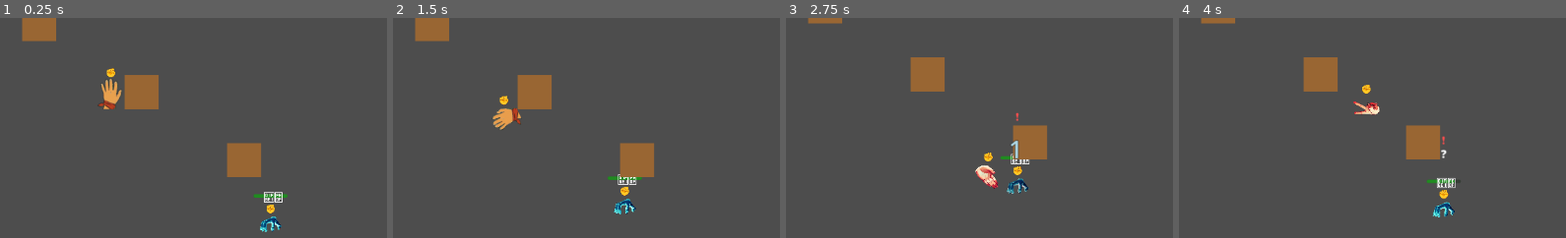
Above: before the commit, frames 1-4 (left to right).
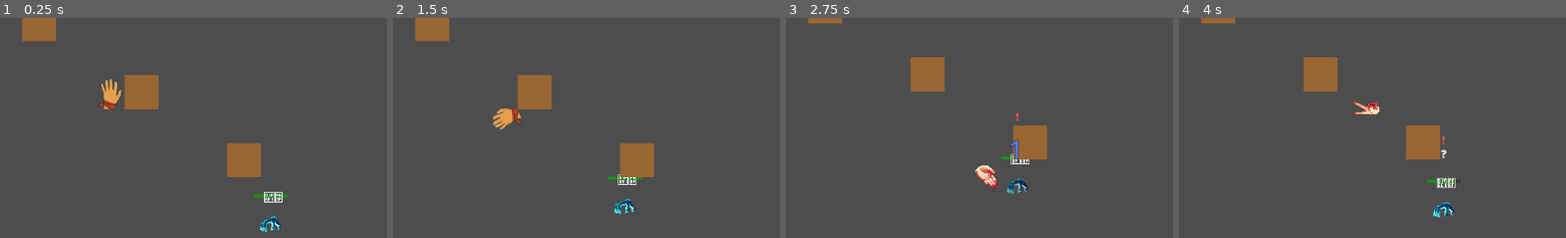
Above: after the commit, the same moments.

Repository: LouisZCode/rogue_hands_action_v1
Game: Godot game, scene res://scenes/main.tscn
The game is run twice, just before and just after one commit, with the same random seed, the same clock (stepped at 60 frames per second) and the same inputs.
Inputs:
- Up to frame 1 (0.25 s): no input
- Up to frame 2 (1.5 s): hold Right (move_right) 0.53-1.28 s; tap Space (attack) at 0.6, 1.35 s; hold Down (move_down) from 1.28 s (still down)
- Up to frame 3 (2.75 s): release Down (move_down) at 2.03 s; hold Right (move_right) from 2.03 s (still down); hold S (gesture_paper) from 2.03 s (still down); tap Space (attack) at 2.3 s
- Up to frame 4 (4 s): release Right (move_right) at 2.78 s; release S (gesture_paper) at 2.78 s; hold Up (move_up) 2.78-3.53 s; tap A (gesture_rock) at 2.85 s; tap Space (attack) at 3.05, 3.8 s; hold Left (move_left) from 3.53 s (still down); hold D (gesture_scissors) from 3.53 s (still down)
The pictures show only the part of the screen within x 43-93%, y 33-83%; the shares and areas given below are measured in that part.

The runs differ from the first frame. In frame 1, 0.2% of the frame differs, in the area x 27-71%, y 22-89%; in frame 2, 0.2%; in frame 3, 0.3%, in the area x 51-62%, y 55-72%; in frame 4, 0.2%.

Commit message:
Improve game emchanics and feedback

Diff:
--- a/Scripts/DamageNumber.gd
+++ b/Scripts/DamageNumber.gd
@@ -41,16 +41,16 @@
 					label.label_settings.font_color = Color.DARK_RED
 					label.label_settings.font_size = 56  # Doubled from 28
 		else:
-			# Blue shades for damage dealt by player
+			# King-blue shades for damage dealt by player
 			match category:
 				1: # LIGHT
-					label.label_settings.font_color = Color.LIGHT_BLUE
+					label.label_settings.font_color = Color(0.3, 0.5, 1.0)  # Light royal blue
 					label.label_settings.font_size = 36  # Doubled from 18
 				2: # NORMAL
-					label.label_settings.font_color = Color.BLUE
+					label.label_settings.font_color = Color(0.2, 0.3, 0.9)  # King blue
 					label.label_settings.font_size = 48  # Doubled from 24
 				3: # HEAVY
-					label.label_settings.font_color = Color.DARK_BLUE
+					label.label_settings.font_color = Color(0.1, 0.2, 0.8)  # Deep royal blue
 					label.label_settings.font_size = 56  # Doubled from 28
 
 	# Animate movement (float upward with slight random spread) - 60% closer
--- a/Scripts/Player.gd
+++ b/Scripts/Player.gd
@@ -25,6 +25,7 @@
 var is_dashing: bool = false
 var dash_direction: Vector2 = Vector2.ZERO
 var dash_timer: float = 0.0
+var dash_preserved_scale: Vector2 = Vector2.ZERO  # Store scale before dash to prevent corruption
 
 # Attack cooldown - increased to 1 second for balance
 @export var attack_cooldown: float = 1.0
@@ -170,6 +171,10 @@
 		if dash_timer <= 0:
 			is_dashing = false
 			velocity = Vector2.ZERO
+			# Restore preserved scale when dash ends
+			if dash_preserved_scale != Vector2.ZERO:
+				sprite.scale = dash_preserved_scale
+				dash_preserved_scale = Vector2.ZERO
 			# Auto-return to neutral stance after dash
 			change_stance(Stance.NEUTRAL)
 		else:
@@ -501,8 +506,9 @@
 	# Handle different animation states with appropriate scaling
 	match current_animation_state:
 		"idle":
-			# Set base scale for idle sprite (64x64)
-			base_scale = Vector2(0.75, 0.75)
+			# Only modify base_scale if not dashing (prevents corruption)
+			if not is_dashing:
+				base_scale = Vector2(0.75, 0.75)
 
 			# Vertical bobbing
 			idle_bobbing_timer += delta * idle_bobbing_speed
@@ -517,16 +523,18 @@
 				sprite.scale = base_scale * breathing_scale
 
 		"walking":
-			# Set base scale for walking frames (64x64)
-			base_scale = Vector2(0.75, 0.75)
+			# Only modify base_scale if not dashing (prevents corruption)
+			if not is_dashing:
+				base_scale = Vector2(0.75, 0.75)
 			sprite.position = base_position
 			# Only set scale if not dashing (preserve scale during dash)
 			if not is_dashing:
 				sprite.scale = base_scale
 
 		"rock", "paper", "scissors":
-			# Set base scale for stance sprites (400x300)
-			base_scale = Vector2(0.12, 0.12)
+			# Only modify base_scale if not dashing (prevents corruption)
+			if not is_dashing:
+				base_scale = Vector2(0.12, 0.12)
 			sprite.position = base_position
 			# Only set scale if not dashing (preserve scale during dash)
 			if not is_dashing:
@@ -571,6 +579,9 @@
 	# Note: Removed auto-return to neutral rotation - hand maintains last direction when idle
 
 func perform_dash_attack(direction: Vector2):
+	# Preserve current scale before starting dash
+	dash_preserved_scale = sprite.scale
+
 	# Start the dash
 	is_dashing = true
 	dash_direction = direction
@@ -675,6 +686,10 @@
 		is_dashing = false
 		dash_timer = 0.0
 		velocity = Vector2.ZERO
+		# Restore preserved scale when dash is cancelled by stun
+		if dash_preserved_scale != Vector2.ZERO:
+			sprite.scale = dash_preserved_scale
+			dash_preserved_scale = Vector2.ZERO
 
 	# Stop walking audio if playing
 	if is_walking_audio_playing:
--- a/scenes/Enemy.tscn
+++ b/scenes/Enemy.tscn
@@ -43,7 +43,7 @@
 offset_top = -35.0
 offset_right = 15.0
 offset_bottom = -15.0
-text = "✊"
+text = ""
 horizontal_alignment = 1
 vertical_alignment = 1
 
--- a/scenes/Player.tscn
+++ b/scenes/Player.tscn
@@ -150,7 +150,7 @@
 offset_top = -40.0
 offset_right = 15.0
 offset_bottom = -20.0
-text = "✊"
+text = ""
 horizontal_alignment = 1
 vertical_alignment = 1
 
